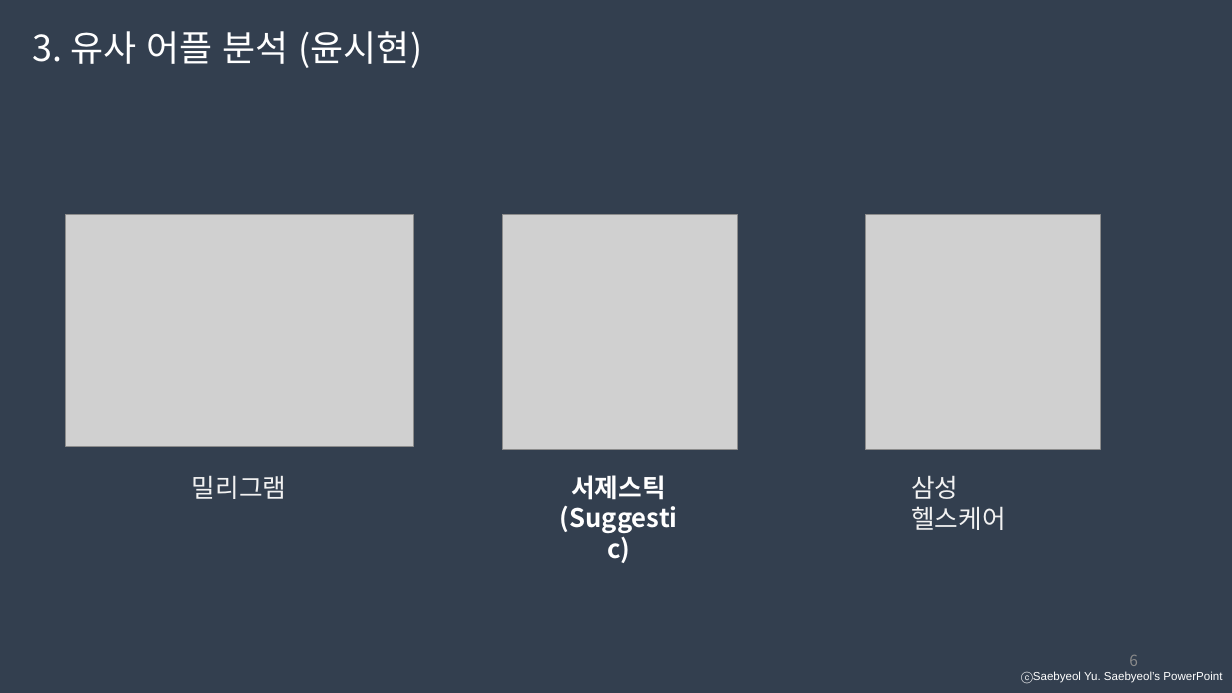
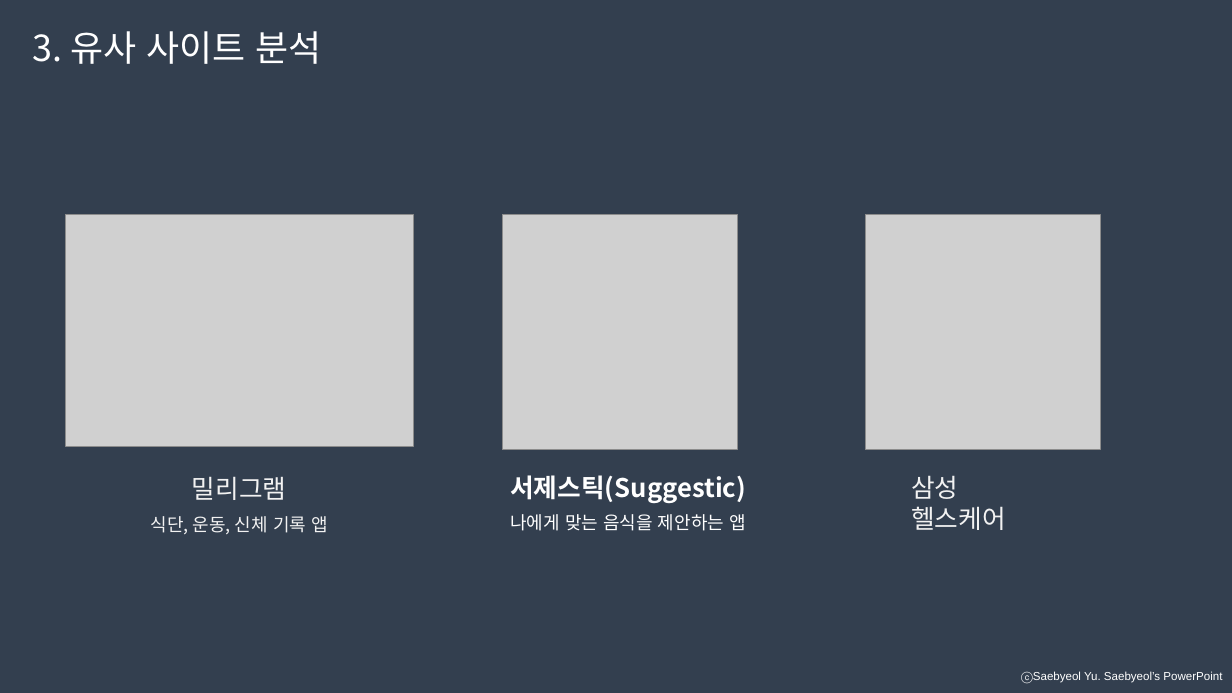
Before and after one commit to developerYHLee/University_Homework, a slide deck: slide 6 of 기말과제.pptx. Drawn at 1232x693 pixels with LibreOffice and Linux fonts; fonts in the diff are those of the drawing; grey boxes stand for pictures. Boxes give left, top, right and bottom in pixels: in the first picture for what was removed or moved away, otherwise in the second. Text is boxed around its words. In the diff, an @@ line names an element or a change of style, - is before the commit and + after.

```diff
--- a/기말과제.pptx
+++ b/기말과제.pptx
@@ text at (33, 31, 322, 64): text changed @@
-3. 유사 어플 분석 (윤시현)
+3. 유사 사이트 분석
@@ text "밀리그램": place and size @@
-text "밀리그램" at (192, 475, 287, 499)
+text "밀리그램" at (151, 476, 328, 534)
@@ text "서제스틱(Suggestic)": place and size @@
-text "서제스틱(Suggestic)" at (571, 475, 666, 500)
+text "서제스틱(Suggestic)" at (510, 475, 746, 531)
@@ text at (151, 516, 328, 534): paragraph added @@
+식단, 운동, 신체 기록 앱
@@ text at (510, 514, 746, 531): paragraph added @@
+나에게 맞는 음식을 제안하는 앱
@@ page number removed at (1129, 655, 1138, 666) @@
-6
```
Also in this commit, not shown: 1 other slide changed.
